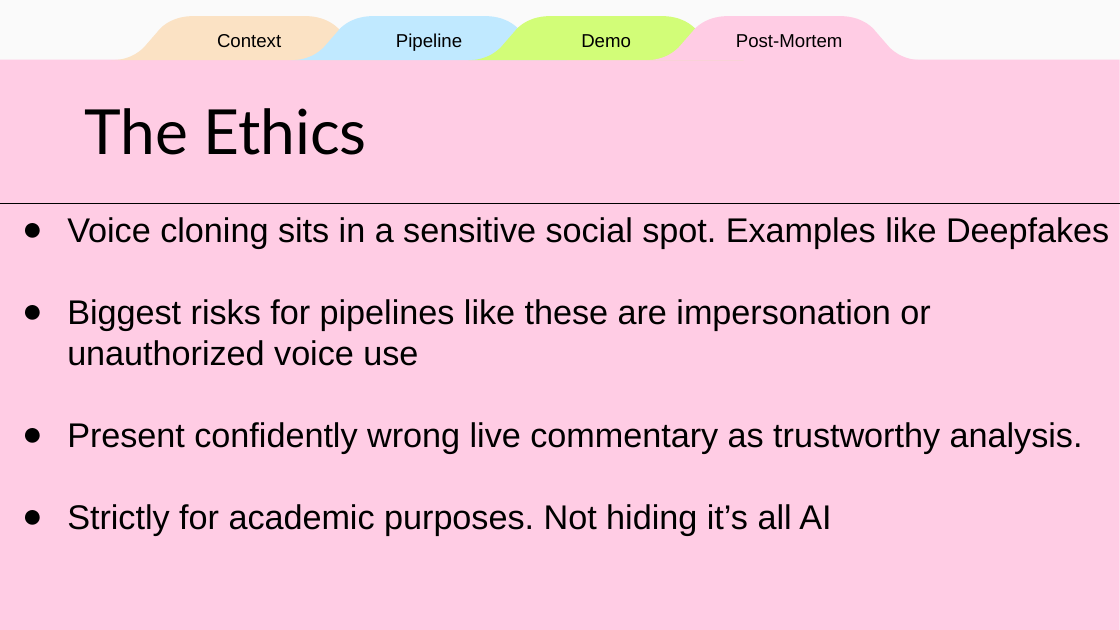
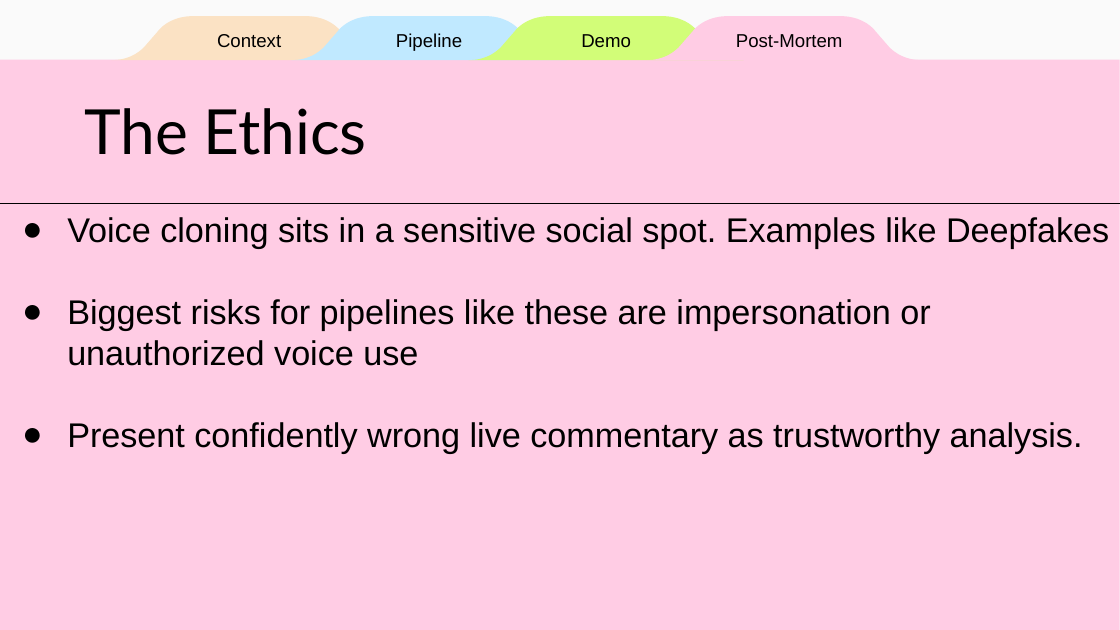
Before and after one commit to dannys0n/OpenCast, a slide deck: slide 39 of Presentation/OpenCast.pptx (slide 37 before the commit). Drawn at 1120x630 pixels with LibreOffice and Linux fonts; fonts in the diff are those of the drawing. Boxes give left, top, right and bottom in pixels: in the first picture for what was removed or moved away, otherwise in the second. Text is boxed around its words. In the diff, an @@ line names an element or a change of style, - is before the commit and + after.

```diff
--- a/Presentation/OpenCast.pptx
+++ b/Presentation/OpenCast.pptx
@@ subtitle at <box>67,504,831,536</box>: paragraph removed @@
-● Strictly for academic purposes. Not hiding it’s all AI
```
Also in this commit, not shown: 4 other slides changed, 3 slides added, 1 slide removed.
